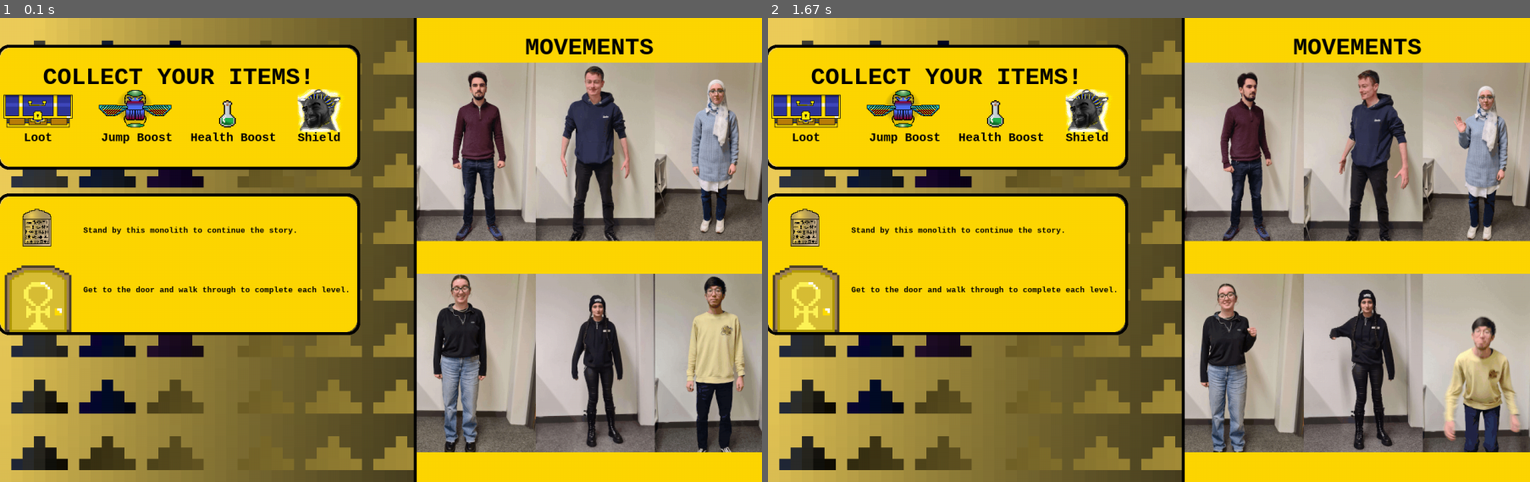
Above: before the commit, frames 1-2 (left to right).
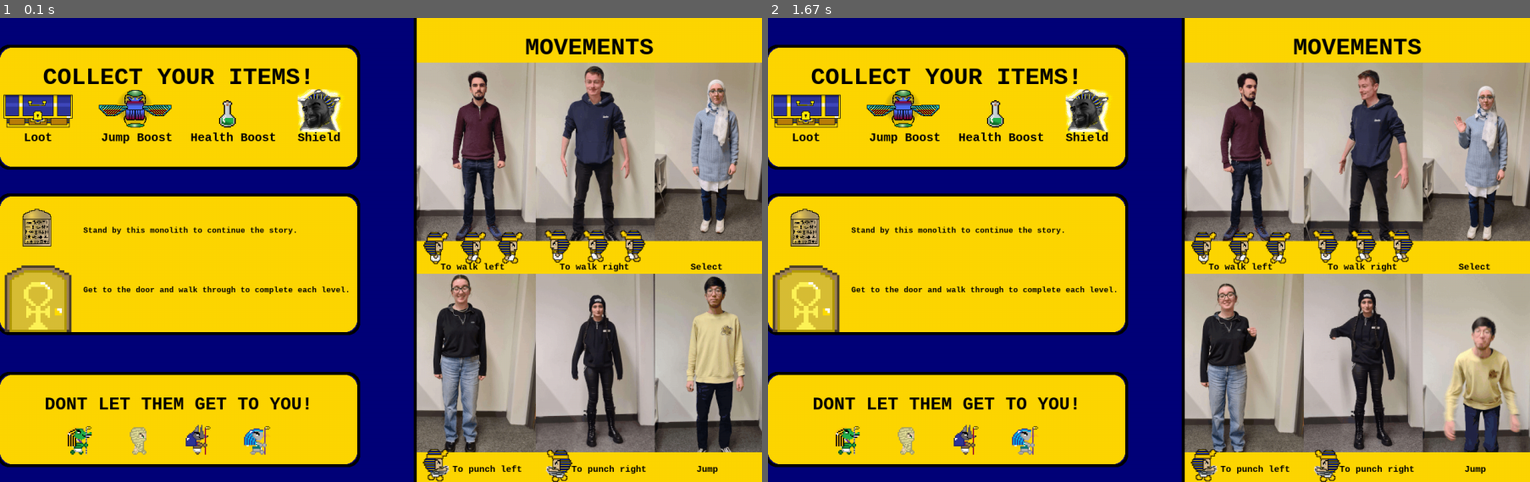
Above: after the commit, the same moments.

Repository: ciarancotter/semester2project
Game: pygame game, started from help.py
Same seed, same stepped clock (60 frames per second), same inputs: the game is played once before the commit and once after it.
Inputs:
- Up to frame 1 (0.1 s): no input
- Up to frame 2 (1.67 s): no input

The runs differ from the first frame. In frame 1, 29% of the frame differs, in the area x 0-95%, y 0-100%; in frame 2, 29%.

Commit message:
finished help and added new assets

Diff:
--- a/help.py
+++ b/help.py
@@ -4,7 +4,7 @@
 WINDOW_SIZE = (1280, 780)
 screen = pygame.display.set_mode(WINDOW_SIZE)
 
-background_image = pygame.image.load("src/view/assets/aboutBG.png")
+screen.fill((2,0,121))
 
 black = (0, 0, 0)
 white = (255, 255, 255)
@@ -23,6 +23,21 @@
 invincibility_description = "Shield"
 monolith_description = "Stand by this monolith to continue the story."
 door_description = "Get to the door and walk through to complete each level."
+
+walk_left_image = pygame.image.load("src/view/assets/help_sprite_walk_left.png")
+walk_right_image = pygame.image.load("src/view/assets/help_sprite_walk_right.png")
+punch_left_image =  pygame.image.load("src/view/assets/help_sprite_punch_left.png")
+punch_right_image =  pygame.image.load("src/view/assets/help_sprite_punch_right.png")
+
+walk_left_description = "To walk left"
+walk_right_description = "To walk right"
+punch_left_description = "To punch left"
+punch_right_description = "To punch right"
+
+enemy1 = pygame.image.load("src/view/assets/help_enemy_1.png")
+enemy2 = pygame.image.load("src/view/assets/help_enemy_2.png")
+enemy3 = pygame.image.load("src/view/assets/help_enemy_3.png")
+enemy4 = pygame.image.load("src/view/assets/help_enemy_4.png")
 
 # Load the spritesheet images and set the size of each sprite in the spritesheet
 spritesheets = [
@@ -54,7 +69,6 @@
         if event.type == pygame.QUIT:
             running = False
 
-    screen.blit(background_image, (0, 0))
 
     square_position = (0, 50)
     square_size = (600, 200)
@@ -109,6 +123,28 @@
     screen.blit(door_image, (0, 400))
     door_text = font.render(door_description, True, (0,0,0))
     screen.blit(door_text, (140, 450))
+
+    square_position = (0, 600)
+    square_size = (600, 150)
+    border_radius = 20
+    pygame.draw.rect(screen, (255, 215, 0), (square_position, square_size), border_radius=border_radius)
+
+    border_position = (square_position[0] - 5, square_position[1] - 5)
+    border_size = (square_size[0] + 10, square_size[1] + 10)
+    border_radius = 20
+    pygame.draw.rect(screen, (0, 0, 0), (border_position, border_size), 5, border_radius=border_radius)
+
+    font = pygame.font.SysFont("monospace", 30, bold=True)
+    text = "DONT LET THEM GET TO YOU!"
+    text_surface = font.render(text, True, black, gold)
+    text_rect = text_surface.get_rect()
+    text_rect.center = ((square_position[0] + square_size[0]) // 2, square_position[1] + 50)
+    screen.blit(text_surface, text_rect)
+
+    screen.blit(enemy1, (100, 670))
+    screen.blit(enemy2, (200, 670))
+    screen.blit(enemy3, (300, 670))
+    screen.blit(enemy4, (400, 670))
 
     square_position = (700, 0)
     square_size = (580, 780)
@@ -145,6 +181,29 @@
         screen.blit(sprite, (sprite_x, sprite_y))
         sprite_indices[i] = (sprite_index + 1) % len(sprite_rects[i])
 
+    font = pygame.font.SysFont("monospace", 15, bold=True)
+
+    screen.blit(walk_left_image, (700, 350))
+    walk_left_text = font.render(walk_left_description, True, (0,0,0))
+    screen.blit(walk_left_text, (740, 410))
+
+    screen.blit(walk_right_image, (910, 350))
+    walk_right_text = font.render(walk_right_description, True, (0,0,0))
+    screen.blit(walk_right_text, (940, 410))
+
+    screen.blit(punch_right_image, (700, 720))
+    punch_left_text = font.render(punch_left_description, True, (0,0,0))
+    screen.blit(punch_left_text, (760, 750))
+
+    screen.blit(punch_left_image, (910, 720))
+    punch_left_text = font.render(punch_right_description, True, (0,0,0))
+    screen.blit(punch_left_text, (960, 750))
+
+    select_text = font.render("Select", True, (0,0,0))
+    screen.blit(select_text, (1160, 410))
+
+    jump_text = font.render("Jump", True, (0,0,0))
+    screen.blit(jump_text, (1170, 750))
 
     # Update the display
     pygame.display.flip()
Binary file added: src/view/assets/help_enemy_1.png
Binary file added: src/view/assets/help_enemy_2.png
Binary file added: src/view/assets/help_enemy_3.png
Binary file added: src/view/assets/help_enemy_4.png
Binary file added: src/view/assets/help_sprite_punch_left.png
Binary file added: src/view/assets/help_sprite_punch_right.png
Binary file added: src/view/assets/help_sprite_walk_left.png
Binary file added: src/view/assets/help_sprite_walk_right.png
